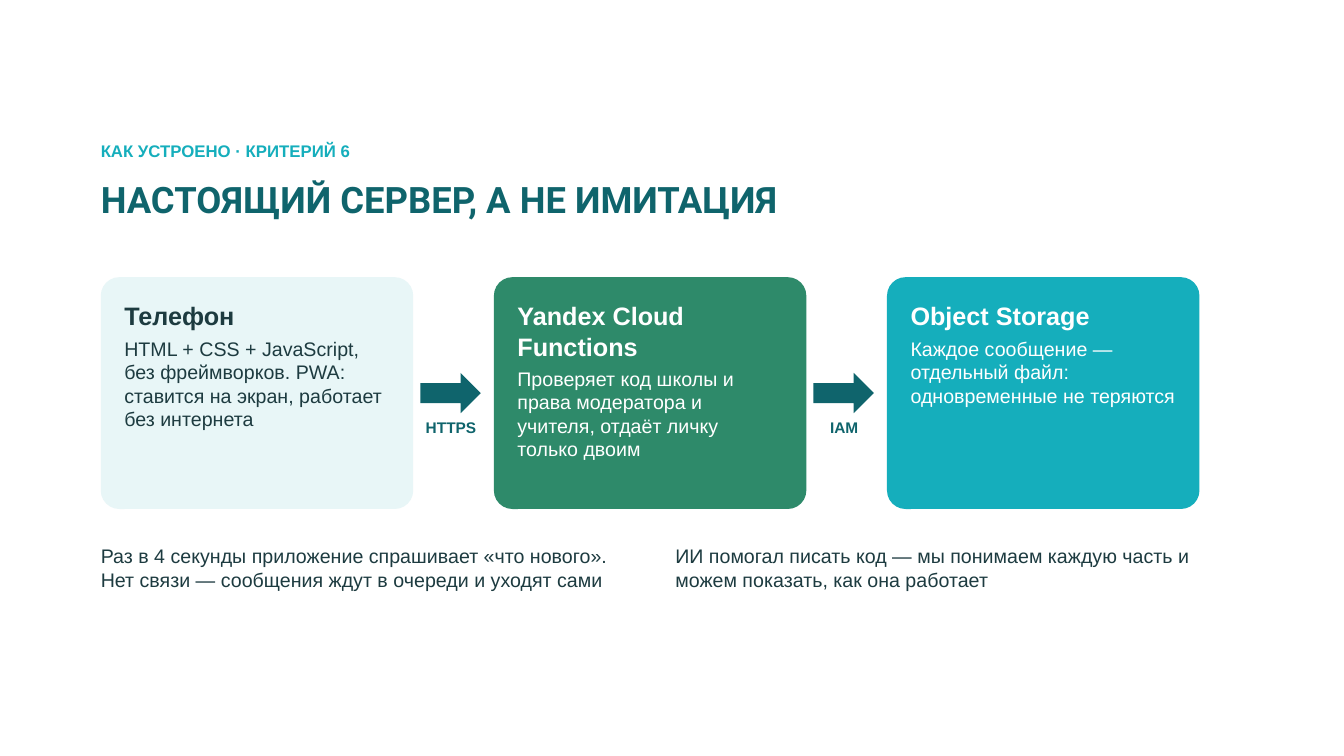
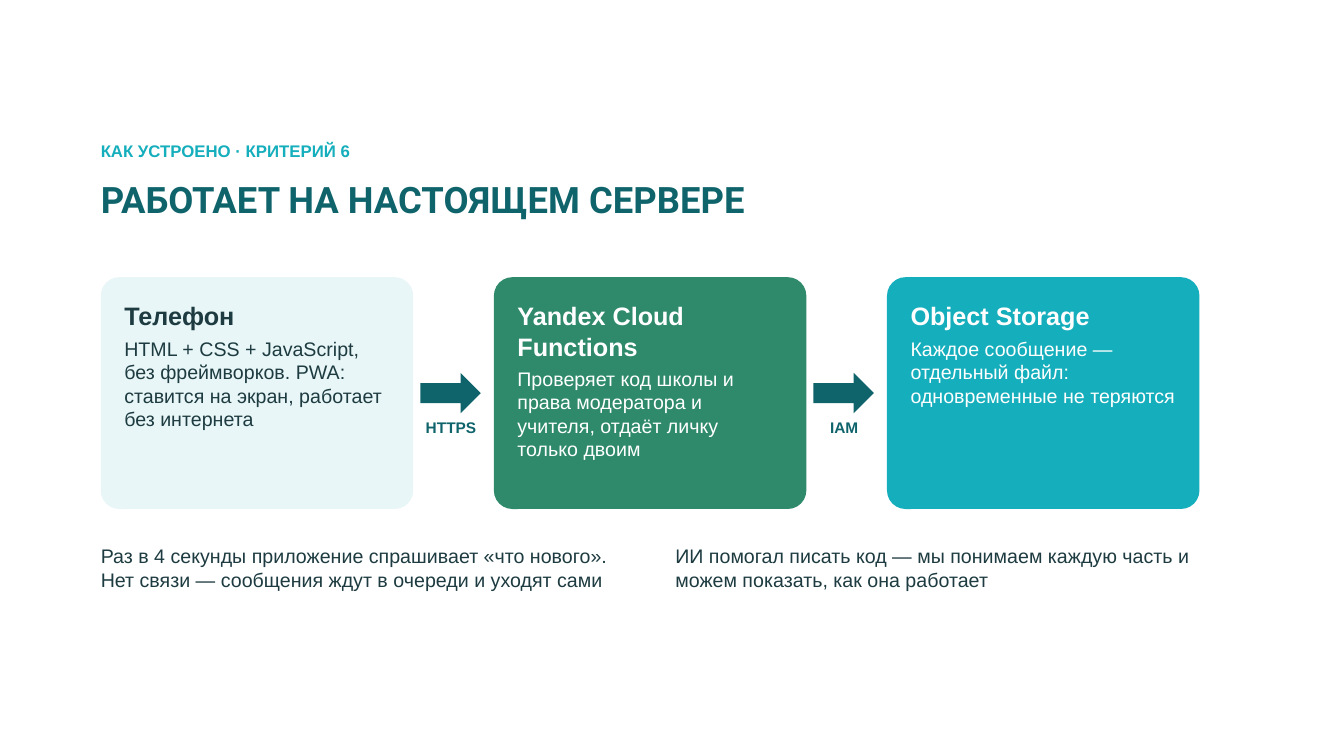
Before and after one commit to bnhogpad228/school-app, a slide deck: slide 7 of presentation/shkolny-dvor-SK-sreda.pptx. Drawn at 1344x756 pixels with LibreOffice and Linux fonts; fonts in the diff are those of the drawing; background and template pictures are left out. Boxes give left, top, right and bottom in pixels: in the first picture for what was removed or moved away, otherwise in the second. Text is boxed around its words. In the diff, an @@ line names an element or a change of style, - is before the commit and + after.

```diff
--- a/presentation/shkolny-dvor-SK-sreda.pptx
+++ b/presentation/shkolny-dvor-SK-sreda.pptx
@@ text at (101, 186, 744, 220): text changed @@
-НАСТОЯЩИЙ СЕРВЕР, А НЕ ИМИТАЦИЯ
+РАБОТАЕТ НА НАСТОЯЩЕМ СЕРВЕРЕ
```
Also in this commit, not shown: 4 other slides changed.
